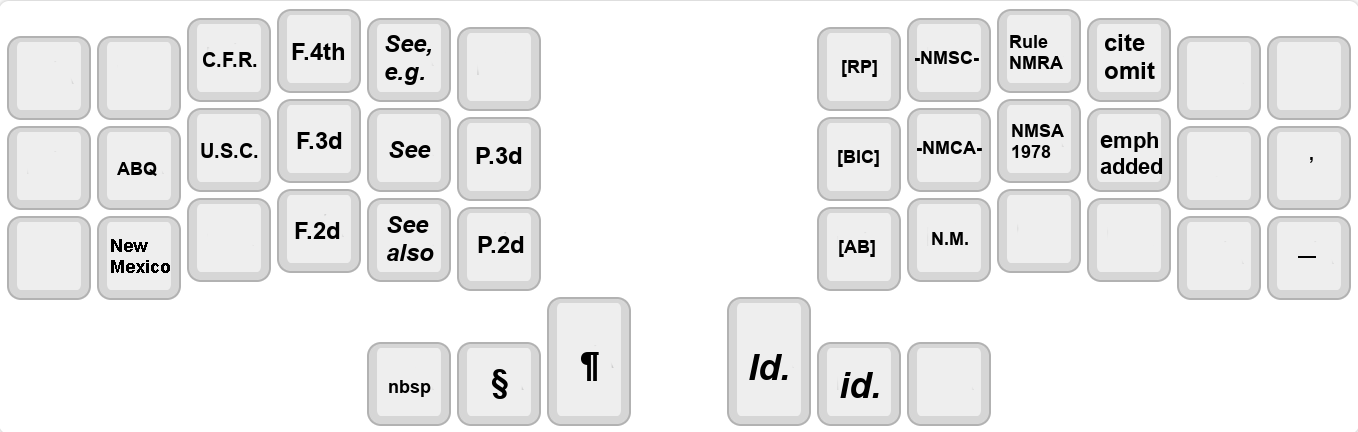
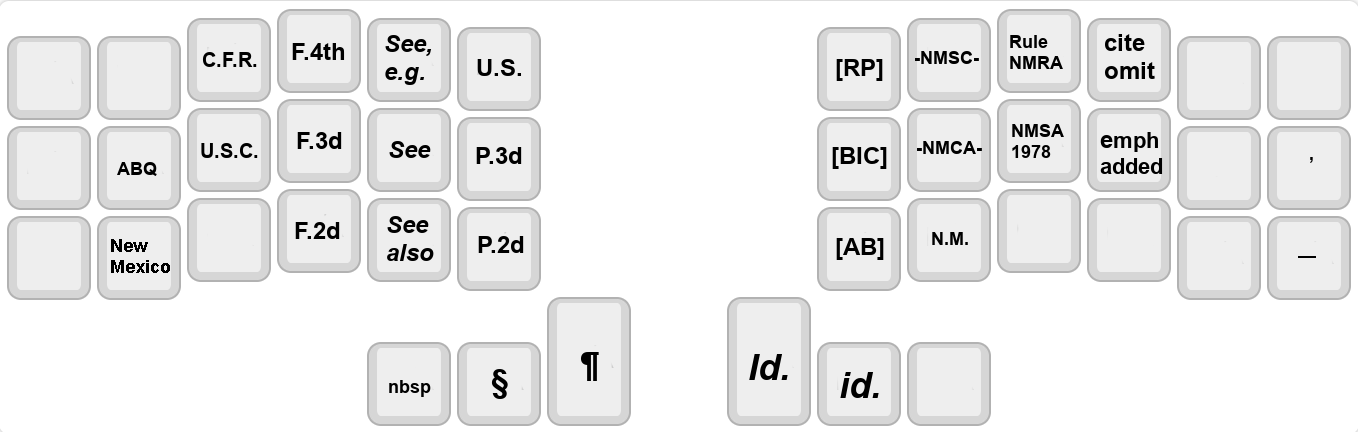
Before/after of a 1358px x 432px layered artwork. What changed in the layer stack:
painted on "[RP]" over <box>836,59,883,81</box>
painted on "[AB]" over <box>836,238,884,260</box>
painted on "[BIC]" over <box>832,147,887,169</box>
added layer "U.S." above "emph ..." over <box>477,59,522,76</box>
